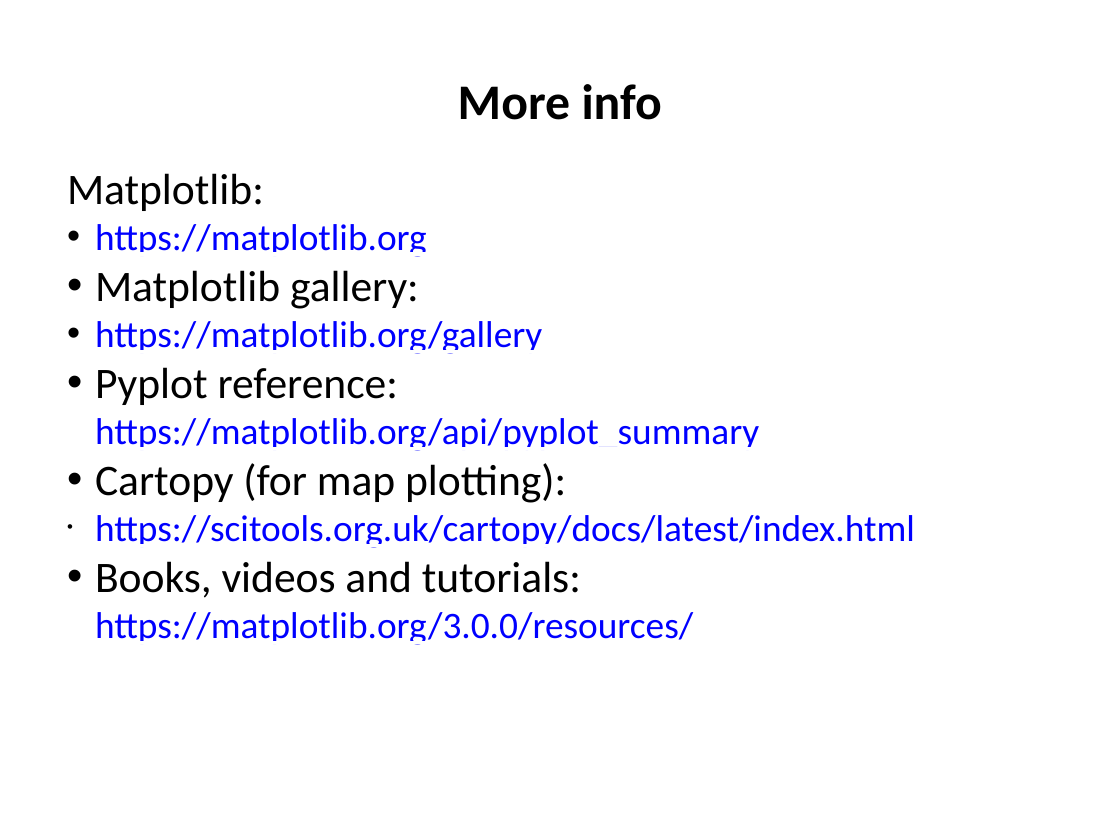
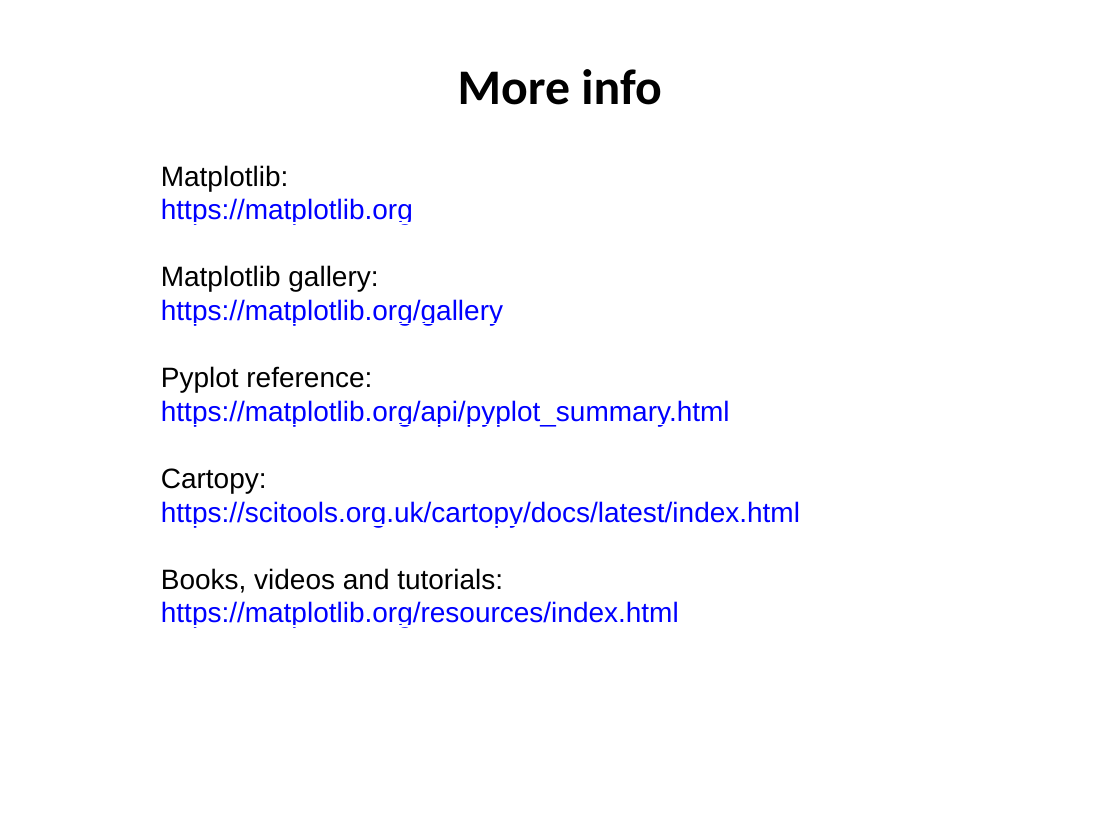
Before and after one commit to ncasuk/ncas-isc, a slide deck: slide 33 of python/presentations/visualisation/matplotlib_and_cartopy.pptx (slide 31 before the commit). Drawn at 1120x840 pixels with LibreOffice and Linux fonts; fonts in the diff are those of the drawing; background and template pictures are left out. Boxes give left, top, right and bottom in pixels: in the first picture for what was removed or moved away, otherwise in the second. Text is boxed around its words. In the diff, an @@ line names an element or a change of style, - is before the commit and + after.

Commit message:
ajh mods - cartopy integration

```diff
--- a/python/presentations/visualisation/matplotlib_and_cartopy.pptx
+++ b/python/presentations/visualisation/matplotlib_and_cartopy.pptx
@@ text "More info": place and size @@
-text "More info" at [458,84,662,120]
+text "More info" at [458,69,661,105]
@@ text at [161,165,800,628]: text changed; size 24 to 18 pt; font Calibri to Arial @@
-Matplotlib:
-• https://matplotlib.org
-• Matplotlib gallery:
-• https://matplotlib.org/gallery
-• Pyplot reference: https://matplotlib.org/api/pyplot_summary
-• Cartopy (for map plotting):
-• https://scitools.org.uk/cartopy/docs/latest/index.html
-• Books, videos and tutorials: https://matplotlib.org/3.0.0/resources/
+Matplotlib:
+https://matplotlib.org
+Matplotlib gallery:
+https://matplotlib.org/gallery
+Pyplot reference:
+https://matplotlib.org/api/pyplot_summary.html
+Cartopy:
+https://scitools.org.uk/cartopy/docs/latest/index.html
+Books, videos and tutorials:
+https://matplotlib.org/resources/index.html
```
Also in this commit, not shown: 4 other slides changed, 2 slides added, 4 other files.
